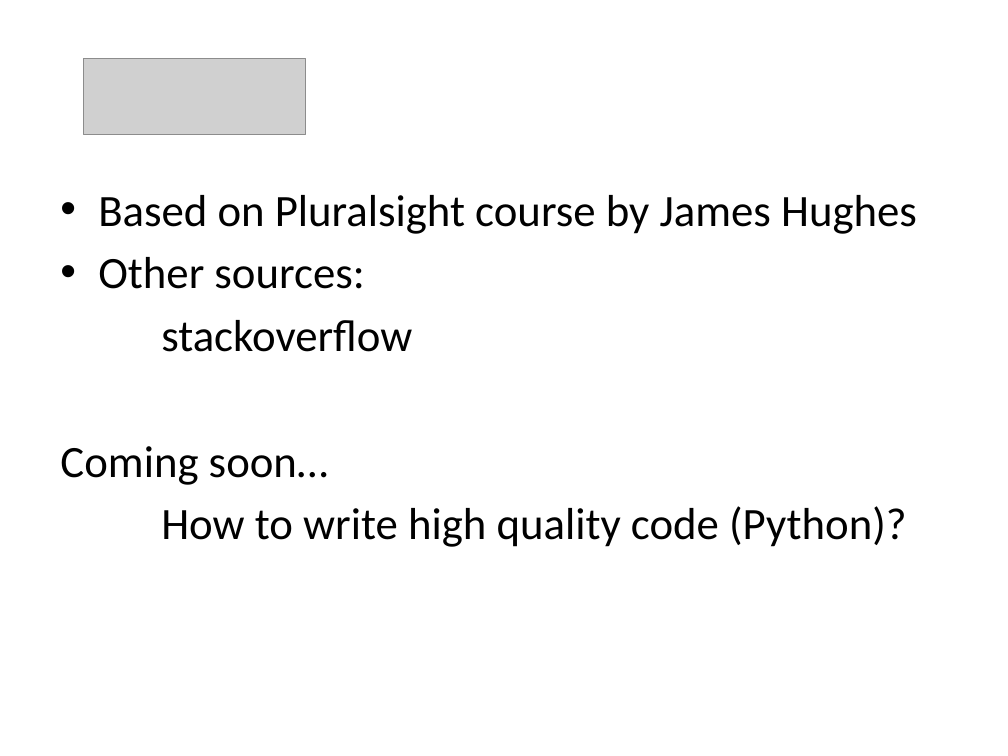
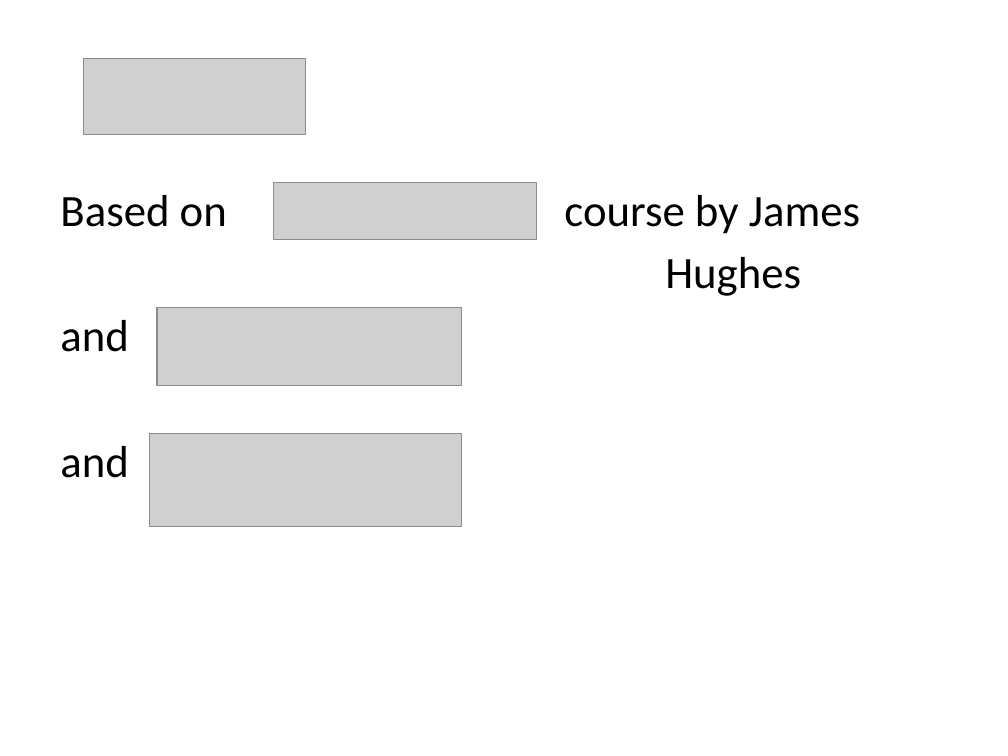
Before and after one commit to martadoberschuetz/dev_training, a slide deck: slide 17 of Play take 2.pptx. Drawn at 1008x756 pixels with LibreOffice and Linux fonts; fonts in the diff are those of the drawing; grey boxes stand for pictures. Boxes give left, top, right and bottom in pixels: in the first picture for what was removed or moved away, otherwise in the second. Text is boxed around its words. In the diff, an @@ line names an element or a change of style, - is before the commit and + after.

```diff
--- a/Play take 2.pptx
+++ b/Play take 2.pptx
@@ text at <box>60,195,860,296</box>: text changed @@
-• Based on Pluralsight course by James Hughes
-• Other sources:
-stackoverflow
-Coming soon…
-How to write high quality code (Python)?
+Based on course by James
+Hughes
+and
+and
@@ picture added at <box>274,182,536,240</box> @@
@@ picture added at <box>157,307,462,385</box> @@
@@ picture added at <box>149,433,461,526</box> @@
```
Also in this commit, not shown: 3 other slides changed, 2 slides added, 2 slides removed, 9 other files.
